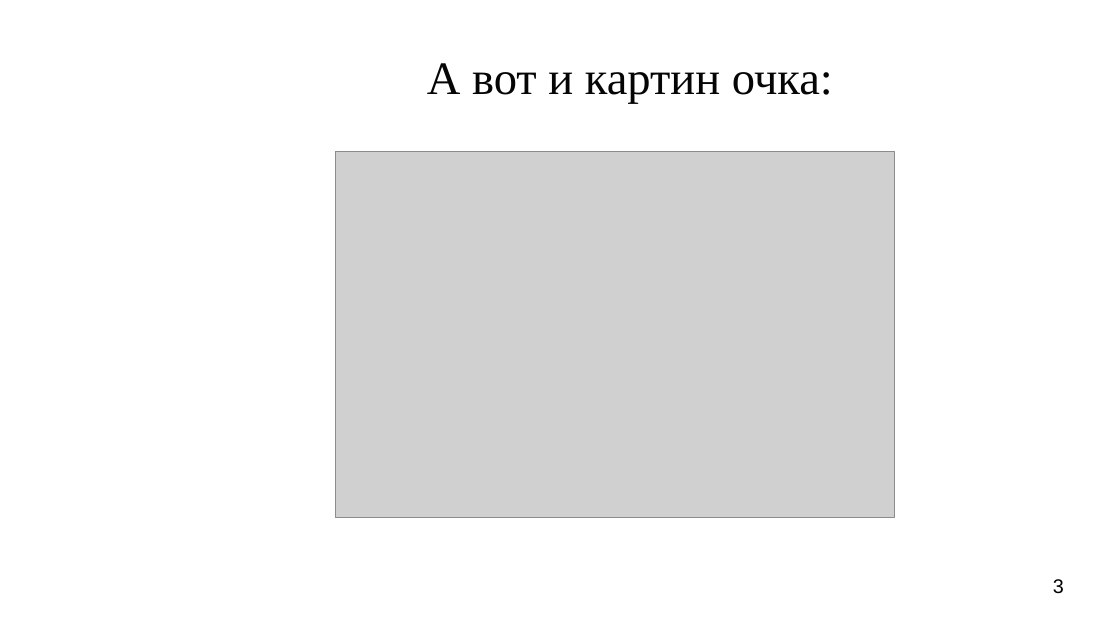
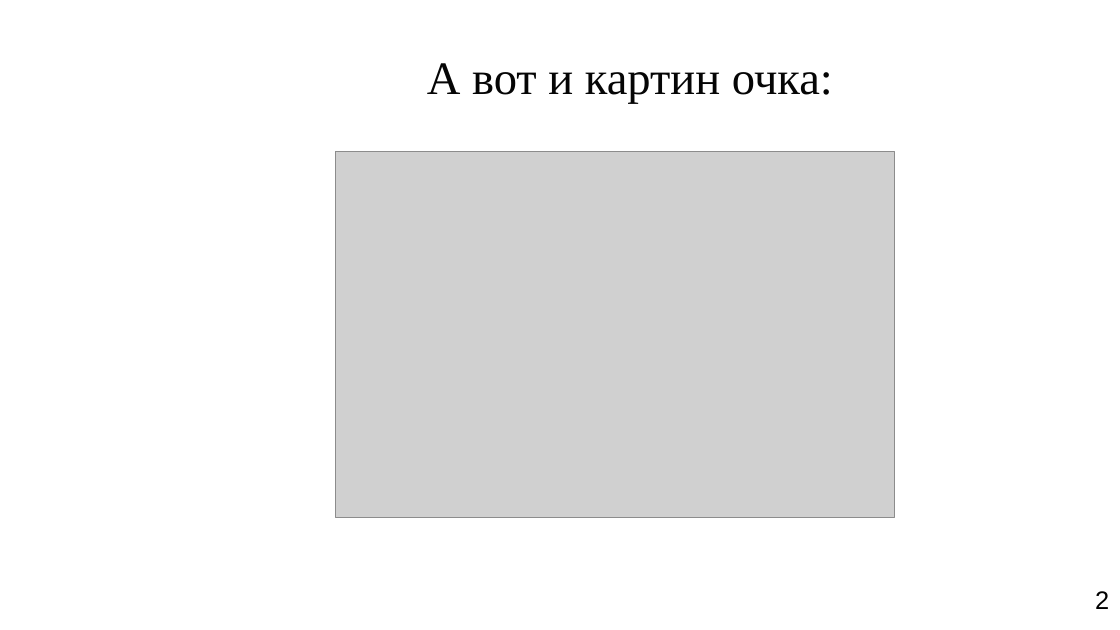
Before and after one commit to moevm/document_insight_system, a slide deck: slide 3 of files/sample.odp. Drawn at 1120x630 pixels with LibreOffice and Linux fonts; fonts in the diff are those of the drawing; grey boxes stand for pictures; background and template pictures are left out. Boxes give left, top, right and bottom in pixels: in the first picture for what was removed or moved away, otherwise in the second. Text is boxed around its words. In the diff, an @@ line names an element or a change of style, - is before the commit and + after.

```diff
--- a/files/sample.odp
+++ b/files/sample.odp
@@ page number removed at <box>1053,579,1064,594</box> @@
-3
@@ text added at <box>1095,591,1109,609</box>, 18 pt, text #000000 @@
+2
```
Also in this commit, not shown: 2 other slides changed, 2 other files.
